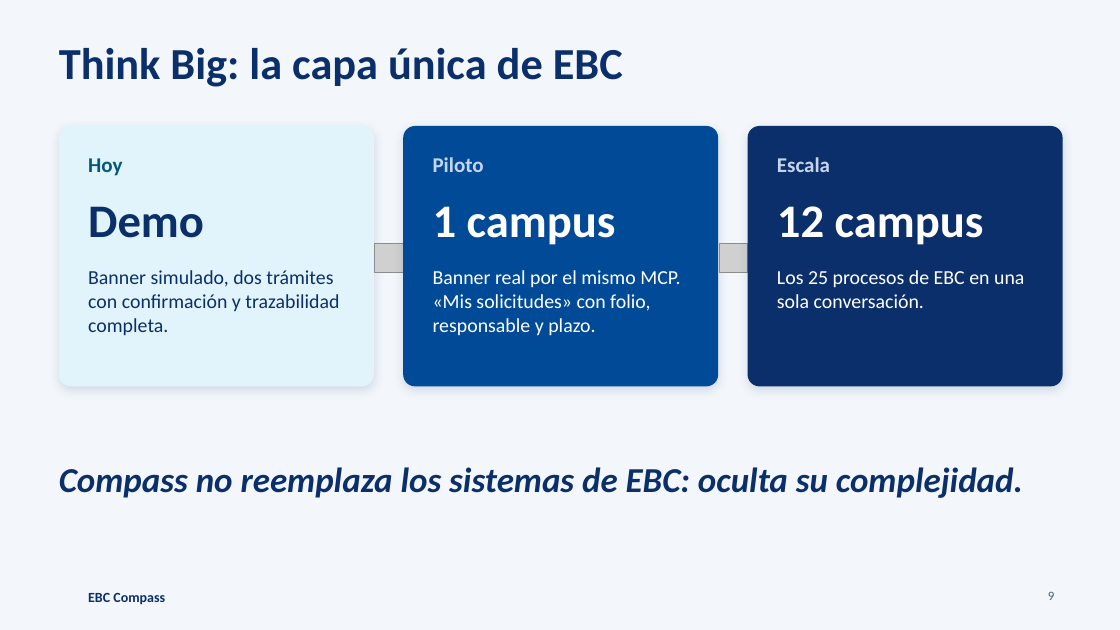
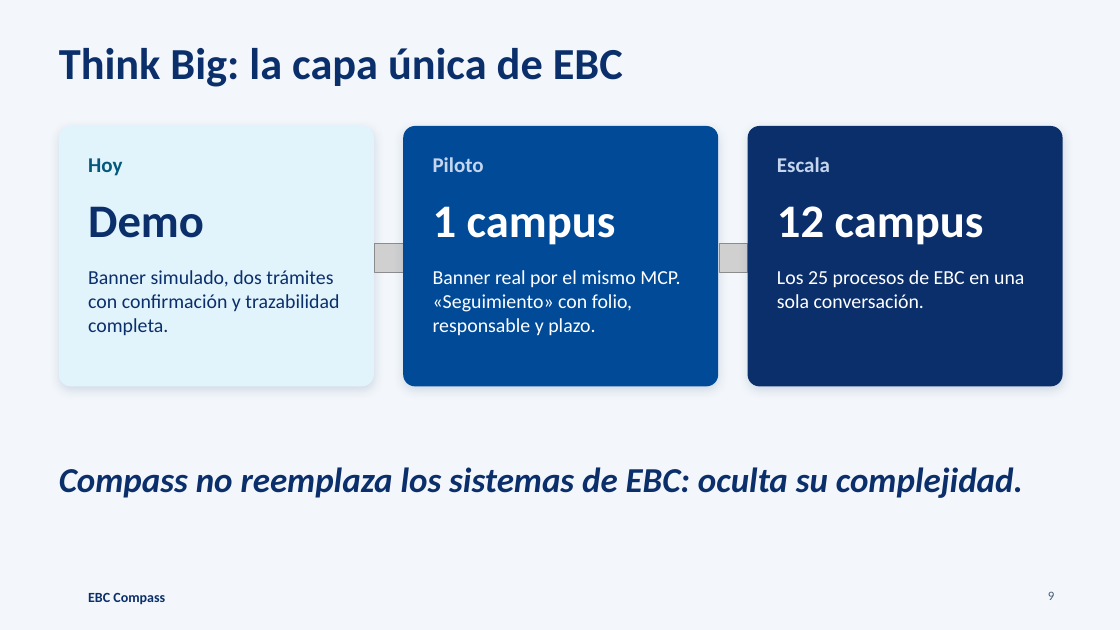
Before and after one commit to EBCoDivas/ebc-compass, a slide deck: slide 9 of docs/presentacion/EBC_Compass_Presentacion.pptx. Drawn at 1120x630 pixels with LibreOffice and Linux fonts; fonts in the diff are those of the drawing; grey boxes stand for pictures; background and template pictures are left out. Boxes give left, top, right and bottom in pixels: in the first picture for what was removed or moved away, otherwise in the second. Text is boxed around its words. In the diff, an @@ line names an element or a change of style, - is before the commit and + after.

```diff
--- a/docs/presentacion/EBC_Compass_Presentacion.pptx
+++ b/docs/presentacion/EBC_Compass_Presentacion.pptx
@@ text at [433, 270, 680, 336]: text changed @@
-Banner real por el mismo MCP. «Mis solicitudes» con folio, responsable y plazo.
+Banner real por el mismo MCP. «Seguimiento» con folio, responsable y plazo.
```
Also in this commit, not shown: 1 other slide changed, 1 other file.
